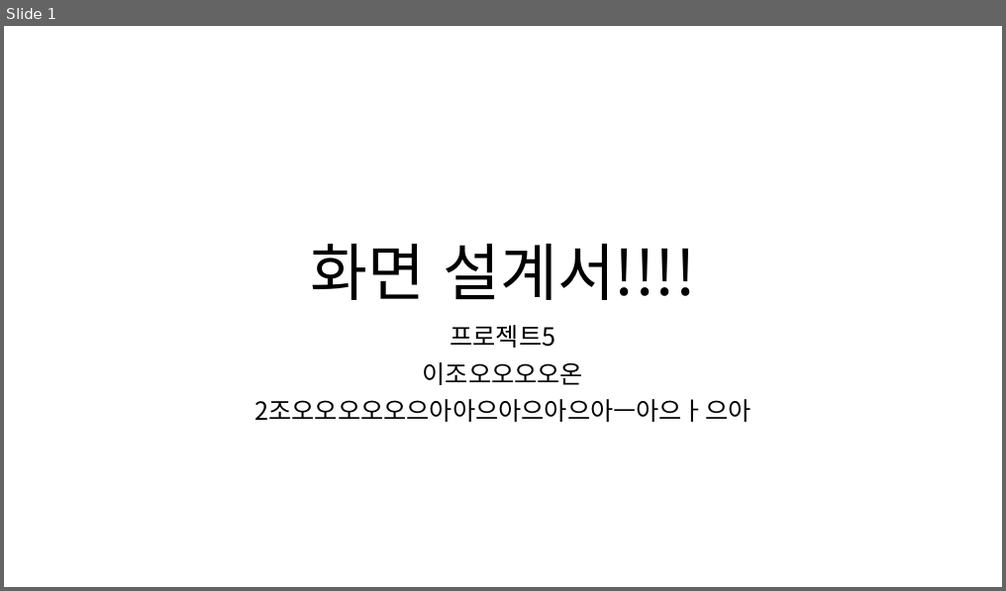
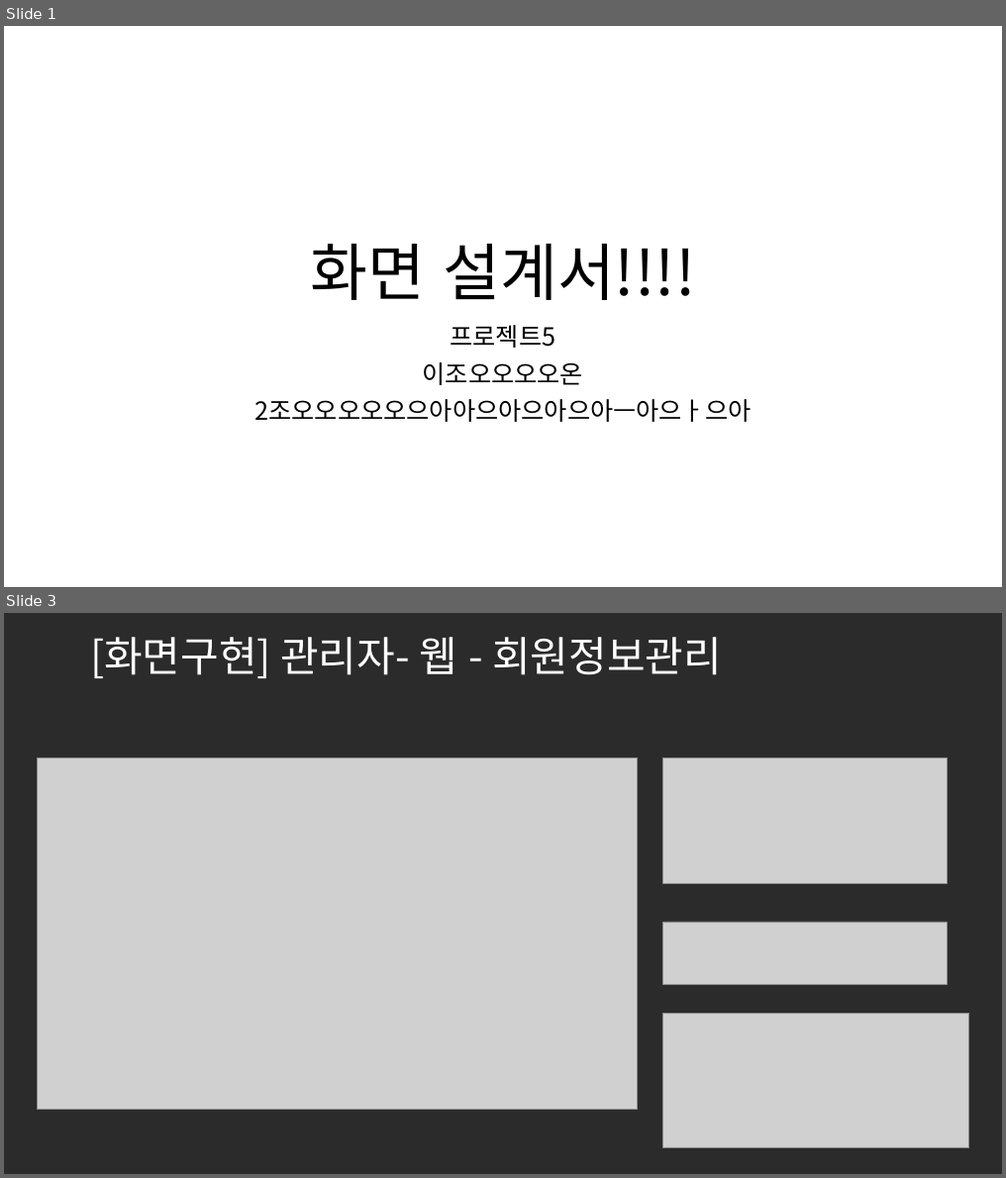
Before and after one commit to ezenteam2/e-Zone, a slide deck: 0 발표용 파워포인트/0501 5차발표/0501 project05 - 파워포인트 - 기범.pptx. Shown one above the other, each under a label of ours: slide 1 before the commit, slides 1 and 3 after it; the slides between them are not shown. The pictures are 1006x591 and 1006x1178 pixels, drawn with LibreOffice and Linux fonts; fonts in the diff are those of the drawing; grey boxes stand for pictures; background and template pictures are left out; a plain dark background stands for a picture behind light text. Boxes give left, top, right and bottom in pixels: in the first picture for what was removed or moved away, otherwise in the second. Text is boxed around its words. In the diff, an @@ line names an element or a change of style, - is before the commit and + after.

```diff
--- a/0 발표용 파워포인트/0501 5차발표/0501 project05 - 파워포인트 - 기범.pptx
+++ b/0 발표용 파워포인트/0501 5차발표/0501 project05 - 파워포인트 - 기범.pptx
@@ slide 3 added at bbox=[4, 613, 1002, 1174], background picture (left out) @@
@@ title added at bbox=[90, 637, 722, 678], 40 pt, text #FFFFFF @@
+[화면구현] 관리자- 웹 - 회원정보관리
@@ picture added at bbox=[37, 758, 638, 1109] @@
@@ picture added at bbox=[663, 758, 947, 883] @@
@@ picture added at bbox=[663, 922, 947, 985] @@
@@ picture added at bbox=[663, 1014, 969, 1149] @@
```
Also in this commit, not shown: 1 other slide added, 2 other files.
